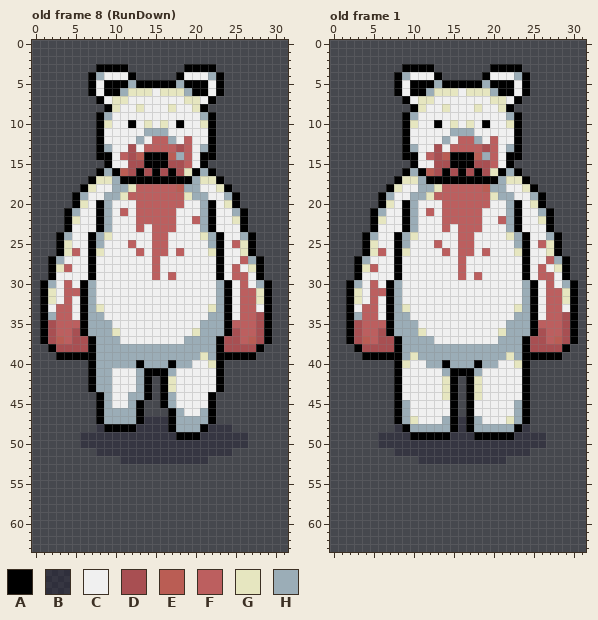
File history of a pixel-art file, art/playerBloody.aseprite. This is how it looked before the edit.
32x64 pixels, 114 frames. Shown: old frame 8 (RunDown), old frame 1. The commit also changed other frames, which this record leaves out.
Visible layers, top first: "Layer 3" opacity 76%, "Layer 4", "Layer 2", "Layer 1" opacity 45%.
Palette (. is transparent): A #000000  B #22203473  C #f0f0f0  D #a84f52  E #ba5d54  F #bc5f5f  G #e6e6c0  H #9badb7
Pixels before, old frame 8 (RunDown), first column x 1:
 3 .......AAAA.......AAAA.......
 4 ......AHCCCA.....ACCCHA......
 5 ......ACAAAHAAAAAHAAACA......
 6 ......ACAAHGGGCGGGHAACA......
 7 .......ACGGCCCCCCCGGCA.......
 8 ........AGCCGCCCGCCGA........
 9 .......AHCCCCCCCCCCCHA.......
10 .......AGCCACGCGCACCGA.......
11 .......ACCCCCHHHCCCCCA.......
12 .......ACCCCHCFFHCFCCA.......
13 .......AHCCDCFFFFDFCHA.......
14 .......AACFDEAAAEHFCAA.......
15 ........ACCDDAAADDFCA........
16 .......AHAEDADADADGAHA.......
17 ......AGGHAAAAAAAAAHGGA......
18 .....AGCCHHGFFFFFEHHCCGA.....
19 ....AHCCHHGFFFFFFFGHHCCHA....
20 ....AGCAHCCCFFFFFFCCHACGA....
21 ...AHCCAHCFCFFFFFCCCHACCHA...
22 ...AGCCAHCCCFFFFFCCFHACCGA...
23 ...ACCCAHCCCFCFFFCCCHACCCA...
24 ..AHCCAHGCCCCCFFCCCCGHACCHA..
25 ..AGCCAHCCCFCCFFCCCCCHACFGA..
26 ..AGFCAGCCCCFCFFCFCCCGACCGA..
27 .AHCCCACCCCCCCFCCCCCCCACCFHA.
28 .AGFCCACCCCCCCFCCCCCCCACFCGA.
29 .ACCCCACCCCCCCFCFCCCCCACFFCA.
30 AHCFCAHCCCCCCCCCCCCCCCHACFCHA
31 AGCFFAHCCCCCCCCCCCCCCCHACFFGA
32 AGCFCAHCCCCCCCCCCCCCCCHACFFGA
33 ACFFCAHGCCCCCCCCCCCCCGHACFFCA
34 AHFFCAHHCCCCCCCCCCCCCHHACFFDA
35 ADFFFAHHHCCCCCCCCCCCHHHAFFFDA
36 ADFFDAHHHGCCCCCCCCCGHHHADFFDA
37 ADEFDDAHHHCCCCCCCCHHHHADDFEDA
38 .ADDDDAHHHHHHHHHHHHHHHADDDDA.
39 ..AAAAAHHHHHHHHHHHHHGHAAAAA..
40 ......AHHHHHAHHHAHHCCGA......
41 ......AHHCCCHAAAHCCCCCA......
42 ......AHHCCCHA.AGCCCCCA......
43 ......AHHCCCHA.AGCCCCCA......
44 .......AHCCHHA.AHCCCCA.......
45 .......AHCCHA..AHCCCCA.......
46 .......AHHHHA...AHCCHA.......
47 .......AHHHHABBBAHHHHA.......
48 .......BAAAABBBBAHHHABBB.....
49 .....BBBBBBBBBBBBAAABBBBBB...
50 .....BBBBBBBBBBBBBBBBBBBBB...
51 .......BBBBBBBBBBBBBBBBB.....
52 ..........BBBBBBBBBBB........
Pixels before, old frame 1, first column x 2:
 3 .......AAAA.......AAAA.......
 4 ......AHCCCA.....ACCCHA......
 5 ......ACAAAHAAAAAHAAACA......
 6 ......ACAAHGGGCGGGHAACA......
 7 .......ACGGCCCCCCCGGCA.......
 8 ........AGCCGCCCGCCGA........
 9 .......AHCCCCCCCCCCCHA.......
10 .......AGCCACGCGCACCGA.......
11 .......ACCCCCHHHCCCCCA.......
12 .......ACCCCHCFFHCFCCA.......
13 .......AHCCDCFFFFDFCHA.......
14 .......AACFDEAAAEHFCAA.......
15 ........ACCDDAAADDFCA........
16 .......AHAEDADADADGAHA.......
17 ......AGGHAAAAAAAAAHGGA......
18 .....AGCCHHGFFFFFEHHCCGA.....
19 ....AHCCHHGFFFFFFFGHHCCHA....
20 ....AGCAHCCCFFFFFFCCHACGA....
21 ...AHCCAHCFCFFFFFCCCHACCHA...
22 ...AGCCAHCCCFFFFFCCFHACCGA...
23 ...ACCCAHCCCFCFFFCCCHACCCA...
24 ..AHCCAHGCCCCCFFCCCCGHACCHA..
25 ..AGCCAHCCCFCCFFCCCCCHACFGA..
26 ..AGFCAGCCCCFCFFCFCCCGACCGA..
27 .AHCCCACCCCCCCFCCCCCCCACCFHA.
28 .AGFCCACCCCCCCFCCCCCCCACFCGA.
29 .ACCCCACCCCCCCFCFCCCCCACFFCA.
30 AHCFCAHCCCCCCCCCCCCCCCHACFCHA
31 AGCFFAHCCCCCCCCCCCCCCCHACFFGA
32 AGCFCAHCCCCCCCCCCCCCCCHACFFGA
33 ACFFCAHGCCCCCCCCCCCCCGHACFFCA
34 AHFFCAHHCCCCCCCCCCCCCHHACFFDA
35 ADFFFAHHHCCCCCCCCCCCHHHAFFFDA
36 ADFFDAHHHGCCCCCCCCCGHHHADFFDA
37 ADEFDDAHHHHCCCCCCCCHHHADDFEDA
38 .ADDDDAHHHHHHHHHHHHHHHADDDDA.
39 ..AAAAAHGHHHHHHHHHHHGHAAAAA..
40 ......AGCCHHAHHHAHHCCGA......
41 ......ACCCCCHAAAHCCCCCA......
42 ......ACCCCCGA.AGCCCCCA......
43 ......ACCCCCGA.AGCCCCCA......
44 ......ACCCCCGA.AGCCCCCA......
45 ......AHCCCCCA.ACCCCCHA......
46 ......AHCCCCCA.ACCCCCHA......
47 ......AHGCCCHABAHCCCGHA......
48 ......BAHHHHHABAHHHHHAB......
49 ....BBBBAAAAABBBAAAAABBBB....
50 ....BBBBBBBBBBBBBBBBBBBBB....
51 ......BBBBBBBBBBBBBBBBB......
52 .........BBBBBBBBBBB.........
New version:
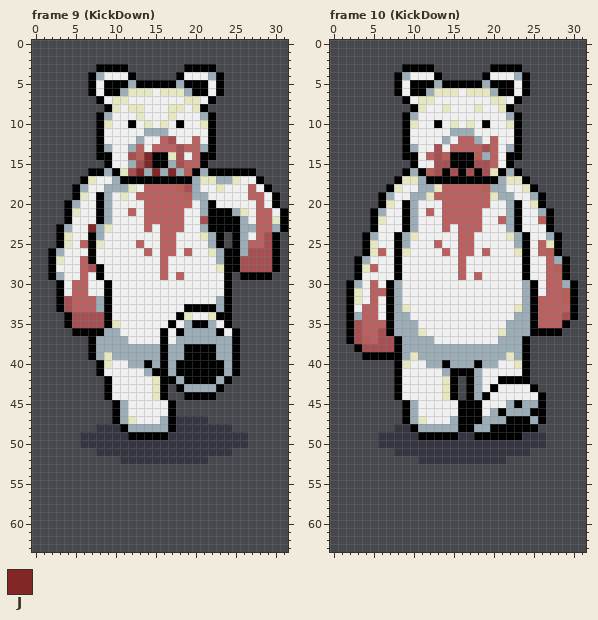
Colours new in this view: J #832626
A new or re-ordered frame is compared with the old frame closest to it.
Author's note on the commit: bloody kicking bear
What changed:
frames 114 -> 120
Changed rows in their new state; - is an unchanged pixel.
Frame 9 (KickDown) is new; against old frame 8 (RunDown), layers "Layer 3", "Layer 2":
first column x 1:
 8 -----------G-----G-------------
 9 ------------G---G--------------
12 --------------C-D-CF-----------
13 -----------HFC-----F-----------
14 ----------C--J--GDCF-----------
15 -----------H-J--H--F-----------
16 ------A---G-JHJHJHE---AAAAA----
17 -----AGCC-------------HHGCCA---
18 ----AHC-H---C-----D----CCCFCA--
19 -----G-A-C-C------E----CCCFFCA-
20 ---AHC------C-----F----CCCCFCA-
21 ----G-----CFC----F----AA-GCFFCA
22 ----C-------C----F-CD-AAAHCFFGA
23 --AH--JHG---CFC--F----AAAHHFFHA
24 ---G----C-----C-F------.A-CFDA-
25 -----F-G---CF-C-F------.AHFFDA-
26 -AHCC--C----CFC-FCF---HAAHDDDA-
27 --G--F--------CF------HAADDDDA-
28 --CC-FDA------CF------GAADDDDA-
29 --H--FCA------CFCF----CA.AA-A--
30 ..ACFFC-A-------------C-.....--
31 ..AC-FC-A-------------C-.....--
32 ..ADFFFHA---------------.....--
33 ..ADFFFHA---------AAAA--.....--
34 ...ADDDDA--------AG--GA-.....--
35 ...ADDDDAG------A-HAA-C-.....--
36 ....A-AA-H-----A-AHH--ACA....--
37 ......----H----A-H----HHA....--
38 -.....---------A--AAAAHHA...---
39 --....--G------A--AAAAHH-..----
40 ------.AGCC-HA-AHAAAAA-HA------
41 ------.AC---CH---AAAAA-HA------
42 ------..A---CCG-AHAAAAHA-------
43 ------..A---CCG-.AHHHH---------
44 -------.A--CCCG-..AAA----------
45 -------..AHCCCCCA.....---------
46 -------..A-CCCCC-.....---------
47 -------..A-GCCCH-BBBB.---------
48 --------BB-HHHHH-BBBB----------
49 -----------AAAAA-BBB-----------
Frame 10 (KickDown) is new; against old frame 1, layers "Layer 3", "Layer 2":
first column x 26:
22 E
first column x 8:
26 ------------------FE---
28 ------------------CFE--
29 ------------------C-F--
30 --------------------F--
31 ---------------------E-
32 ------------------F--E-
33 ------------------F--F-
34 ------------------F----
35 ---------------------A.
36 ------------------AAA..
37 -----------------......
38 -----------------.....-
39 -----------------....--
42 ----------H--AAA-------
43 ----------H-A---CA-----
44 ----------HA----CCA----
45 .AH----CA-A---HAHHA----
46 .AH----CA-A-HAH-HAA----
47 .AHG--CHA-AHHHAA-HA----
48 -BA----HA---AAA-AA-----
49 --B----A-------A-------
